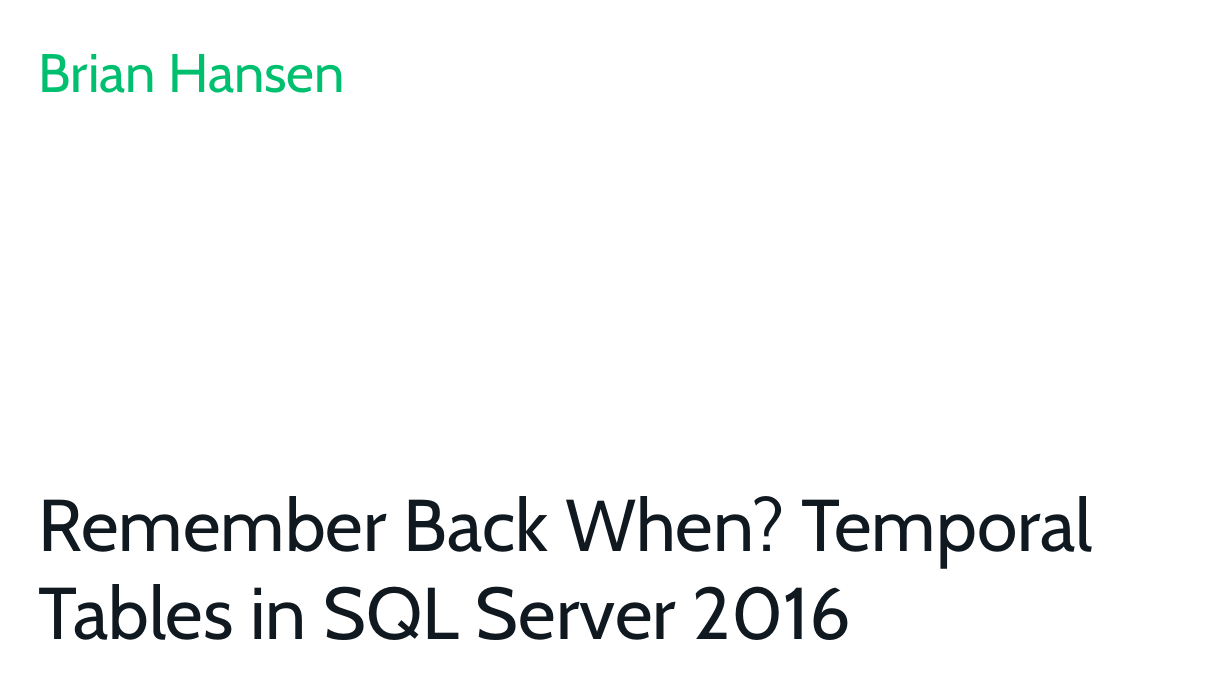
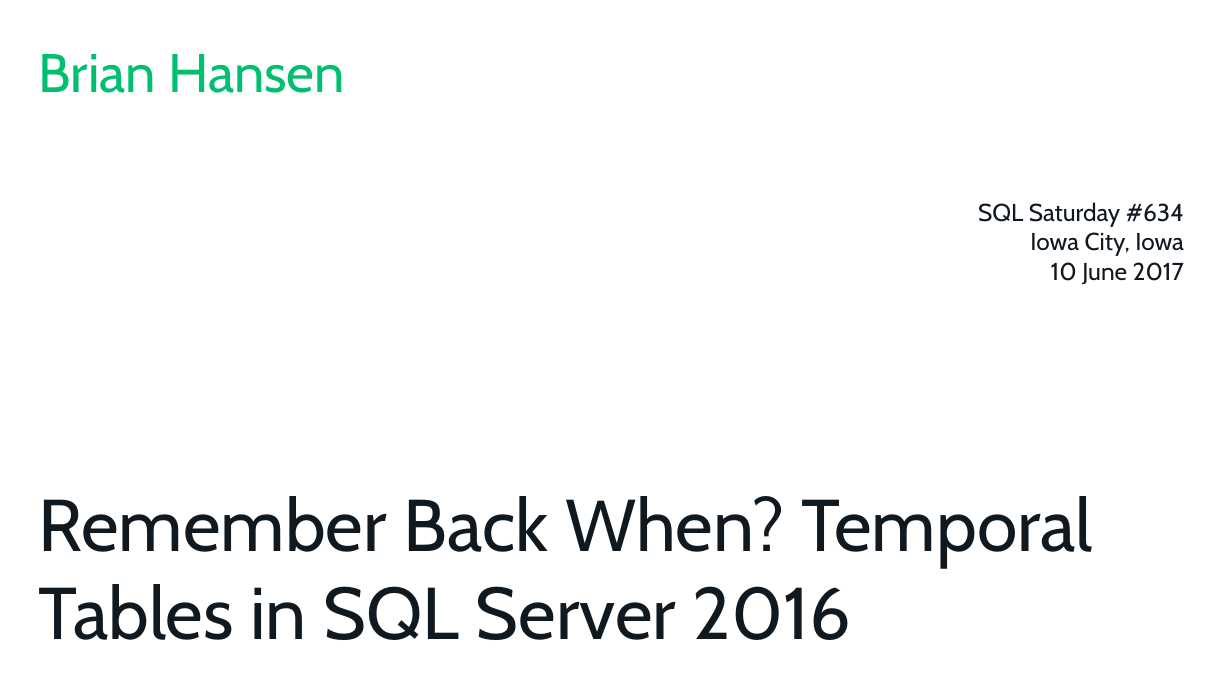
Before and after one commit to tf3604/RememberWhenTemporal, a slide deck: slide 1 of Temporal.pptx. Drawn at 1232x693 pixels with LibreOffice and Linux fonts; fonts in the diff are those of the drawing; background and template pictures are left out. Boxes give left, top, right and bottom in pixels: in the first picture for what was removed or moved away, otherwise in the second. Text is boxed around its words. In the diff, an @@ line names an element or a change of style, - is before the commit and + after.

```diff
--- a/Temporal.pptx
+++ b/Temporal.pptx
@@ text added at (978,202,1184,285), 18 pt, text #101820 @@
+SQL Saturday #634
+Iowa City, Iowa
+10 June 2017
```
Also in this commit, not shown: 2 slides added.
